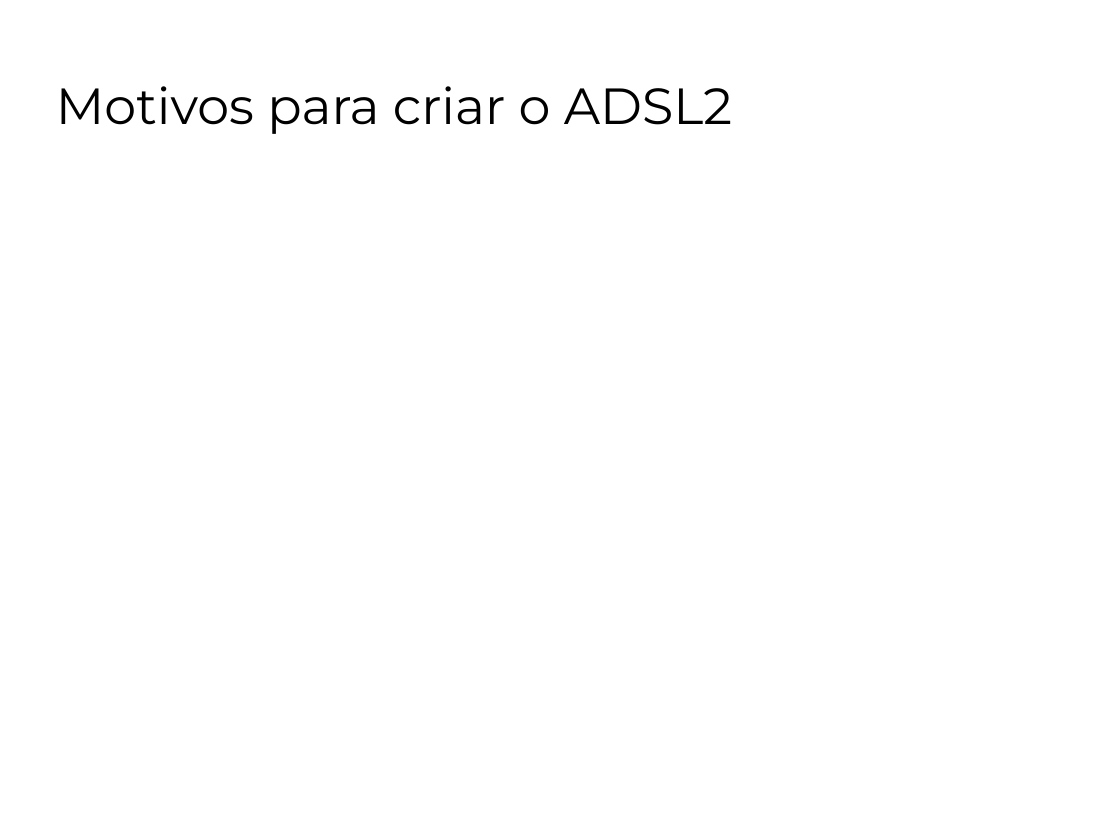
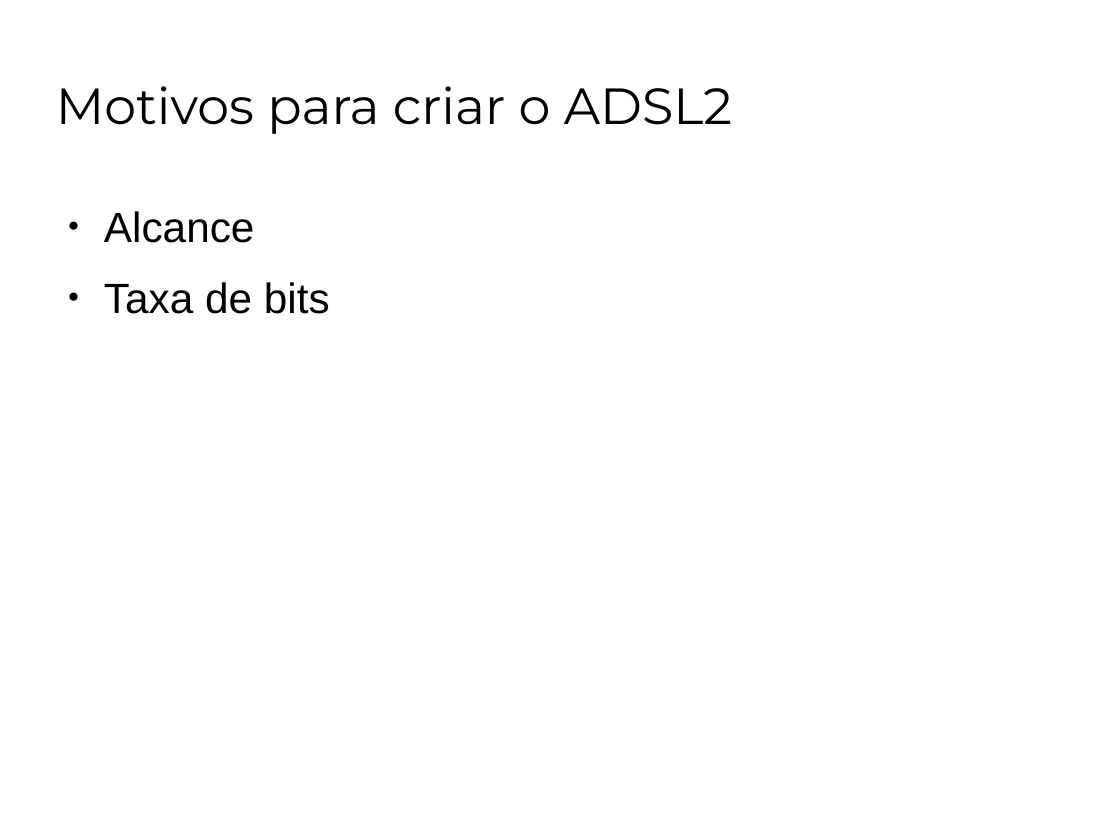
Before and after one commit to rzorzal/ADSL2, a slide deck: slide 2 of adsl2.odp. Drawn at 1120x840 pixels with LibreOffice and Linux fonts; fonts in the diff are those of the drawing; background and template pictures are left out. Boxes give left, top, right and bottom in pixels: in the first picture for what was removed or moved away, otherwise in the second. Text is boxed around its words. In the diff, an @@ line names an element or a change of style, - is before the commit and + after.

```diff
--- a/adsl2.odp
+++ b/adsl2.odp
@@ text added at <box>104,211,330,314</box>, 30 pt, text #000000 @@
+● Alcance
+● Taxa de bits
```
Also in this commit, not shown: 3 other slides changed, 5 slides added, 1 slide removed, 3 other files.
